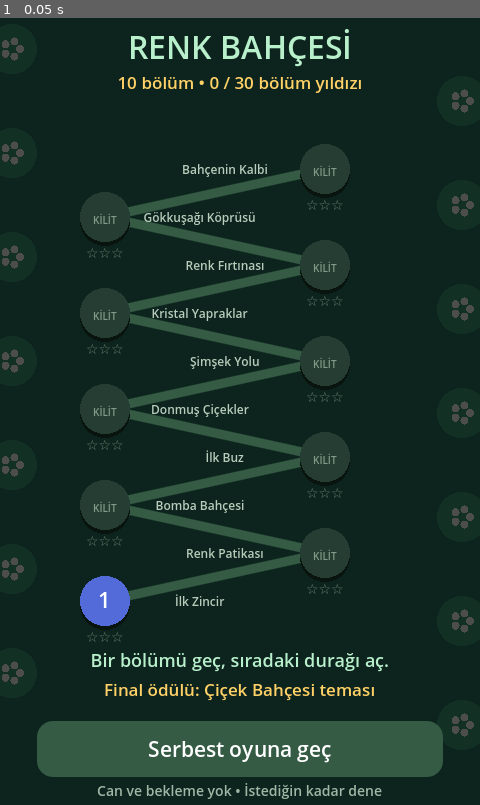
Above: before the commit, frame 1.
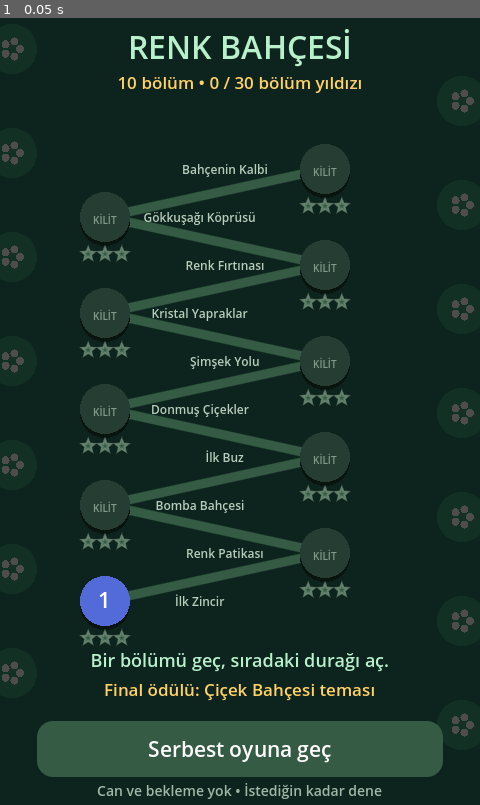
Above: after the commit, the same moment.

Repository: halilacikgozz/color-chain-game
Game: Godot game, scene res://scenes/main.tscn
The game is run twice, just before and just after one commit, with the same random seed, the same clock (stepped at 60 frames per second) and the same inputs.
Inputs:
- Up to frame 1 (0.05 s): no input

The runs differ from the first frame. In frame 1, 1.0% of the frame differs, in the area x 16-73%, y 22-80%.

Commit message:
Draw campaign stars as graphics for reliable web display

Diff:
--- a/scripts/game.gd
+++ b/scripts/game.gd
@@ -776,17 +776,27 @@
 		label_at(str(i + 1) if unlocked else "KİLİT", pos + Vector2(0, 7), 22 if unlocked else 10, Color.WHITE if unlocked else Color("809b87"))
 		var label_pos := pos + Vector2(95 if i % 2 == 0 else -100, 5)
 		label_at(LEVELS[i]["name"], label_pos, 12, Color("b8ccbb"))
-		label_at("★".repeat(level_stars[i]) if level_stars[i] > 0 else "☆☆☆", pos + Vector2(0, 41), 14, Color("ffd166") if level_stars[i] > 0 else Color("63806c"))
+		draw_rating(pos + Vector2(0, 37), level_stars[i], 6)
 	text("Bir bölümü geç, sıradaki durağı aç.", 656, 18, Color("b8f0cc"))
 	text("Final ödülü: Çiçek Bahçesi teması", 685, 17, Color("ffd166"))
 	box(PROFILE_BACK, Color("355b44"))
 	text("Serbest oyuna geç", 746, 21)
 	text("Can ve bekleme yok • İstediğin kadar dene", 785, 14, Color("9eb8a6"))
 
+func draw_rating(center: Vector2, rating: int, radius: float) -> void:
+	for n in 3:
+		var pos := center + Vector2((n - 1) * radius * 2.8, 0)
+		var points := PackedVector2Array()
+		for j in 10:
+			points.append(pos + Vector2.from_angle(-PI / 2 + j * TAU / 10) * radius * (1.0 if j % 2 == 0 else 0.45))
+		draw_colored_polygon(points, Color("ffd166") if n < rating else Color("355b44"))
+		points.append(points[0])
+		draw_polyline(points, Color("ffe6a3") if n < rating else Color("63806c"), 1.0, true)
+
 func draw_stage_result() -> void:
 	draw_rect(Rect2(ORIGIN - Vector2(9, 9), Vector2.ONE * (SIDE * CELL + 18)), Color(0.03, 0.1, 0.08, 0.94))
 	text("BÖLÜM TAMAMLANDI!" if stage_won else "BİR KEZ DAHA DENE", 340, 27, Color("b8f0cc"))
-	text("★".repeat(stage_rating) if stage_won else "☆☆☆", 402, 44, Color("ffd166"))
+	draw_rating(Vector2(240, 388), stage_rating if stage_won else 0, 20)
 	text("%d PUAN • %d HAMLE KALDI" % [score, moves_left], 448, 19)
 	text("+50 deneyim ilk tamamlamada" if stage_won else "Hedef: %d puan ve tüm buzlar" % LEVELS[stage]["goal"], 493, 18, Color("9eb8a6"))
 	text("Çiçek Bahçesi teması açıldı!" if stage_won and stage == 9 else ("Bölüm yıldızların kaydedildi." if stage_won else "%d buz kaldı; özel taşları kullan." % ice_left()), 540, 19, Color("ffd166"))
